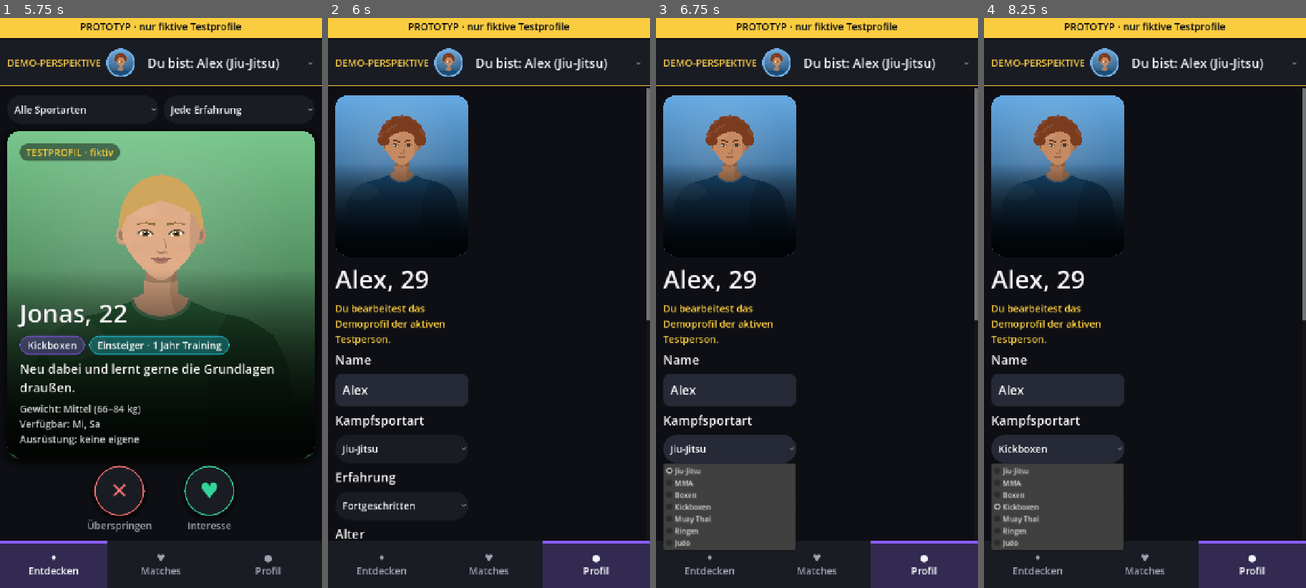
Above: before the commit, frames 1-4 (left to right).
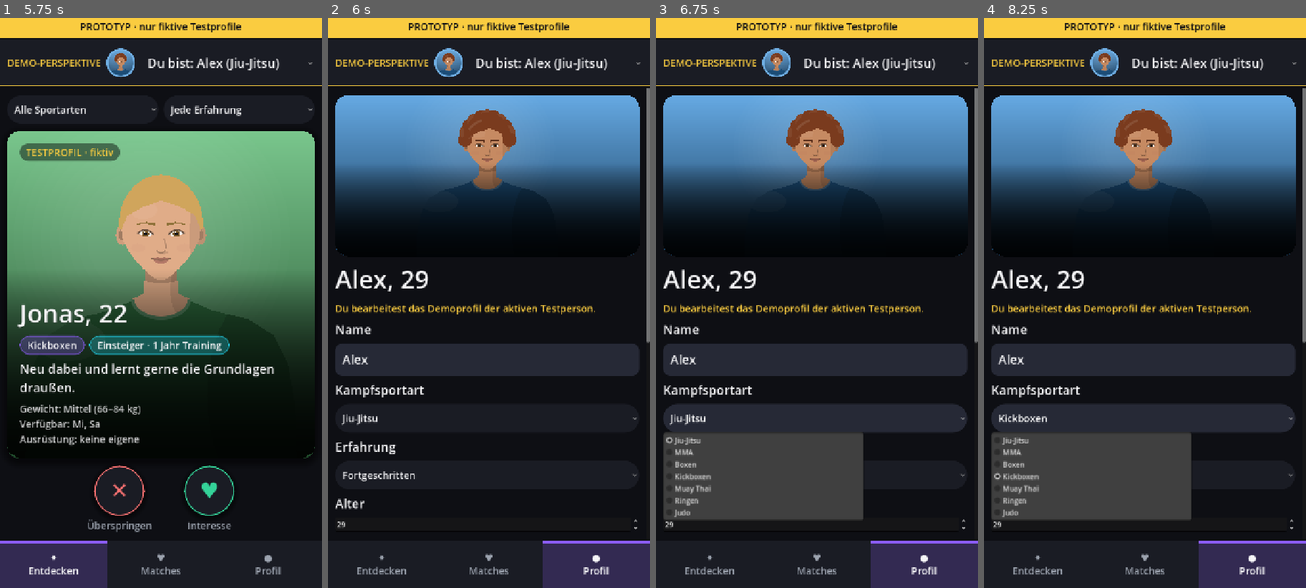
Above: after the commit, the same moments.

Repository: Mayo73/agenthub-backup
Game: Godot game, scene res://scenes/main.tscn
The game is run twice, just before and just after one commit, with the same random seed, the same clock (stepped at 60 frames per second) and the same inputs.
Inputs:
- Up to frame 1 (5.75 s): click "Du bist: Alex (Jiu-Jitsu)" at 0.5 s; click "Alle Sportarten" at 1.25 s; click "Jede Erfahrung" at 2 s; click "✕" at 2.75 s; click "♥" at 3.5 s; click "♥ Matches" at 4.25 s; click "✦ Entdecken" at 5 s
- Up to frame 2 (6 s): click "● Profil" at 5.75 s
- Up to frame 3 (6.75 s): click "Jiu-Jitsu" at 6.5 s
- Up to frame 4 (8.25 s): click "Fortgeschritten" at 7.25 s; click "Kickboxen" at 8 s

Frame 1 is identical in both runs. In frame 2, 21% of the frame differs, in the area x 2-100%, y 13-92%; in frame 3, 32%, in the area x 2-100%, y 13-94%; in frame 4, 32%.

Commit message:
Review: Feinschliff des neuen Designs nach Sichtung der Spieltestbilder
- Profil nutzt die ganze Breite (MarginContainer füllt die ScrollContainer)
- Chat mit Rand, runder Zurück-Knopf und Avatar senkrecht zentriert
- Treffen: Zurück-Knopf links statt mittig
- Rückfrage-Dialog bleibt auf schmalen Bildschirmen mittig (CenterContainer)
- Leerzustand der Matches wieder mit deutschen Anführungszeichen
- Spieltests design, design_leer, neue_matches warten nach jedem Bild einen Frame,
  sonst zeigte das Bild schon den nächsten Bildschirm

Co-Authored-By: Claude Opus 5.5 <noreply@anthropic.com>

Diff:
--- a/playtests/design.gd
+++ b/playtests/design.gd
@@ -50,6 +50,7 @@
 	await wait(0.3)
 	check(scene.screen is MatchesScreen, "Matches offen")
 	shot("matches")
+	await wait(0.3)  # das Bild entsteht erst im nächsten Frame
 
 	# Zeile des Matches drücken
 	var matches_screen := scene.screen as MatchesScreen
@@ -57,6 +58,7 @@
 	await wait(0.3)
 	check(scene.screen is ChatScreen, "Chat offen")
 	shot("chat")
+	await wait(0.3)  # das Bild entsteht erst im nächsten Frame
 
 	# Nachricht senden
 	var chat_screen := scene.screen as ChatScreen
@@ -69,12 +71,14 @@
 	await wait(0.3)
 	check(scene.screen is MeetingScreen, "Treffen offen")
 	shot("treffen")
+	await wait(0.3)  # das Bild entsteht erst im nächsten Frame
 
 	# ===== 3. Profil öffnen =====
 	scene.tab_buttons["profil"].pressed.emit()
 	await wait(0.3)
 	check(scene.screen is ProfileScreen, "Profil offen")
 	shot("profil")
+	await wait(0.3)  # das Bild entsteht erst im nächsten Frame
 
 	# Speicherdatei am Ende löschen
 	if FileAccess.file_exists(STORE):
--- a/playtests/design_leer.gd
+++ b/playtests/design_leer.gd
@@ -24,6 +24,7 @@
 	if (scene.screen as MatchesScreen).empty_label.visible:
 		check((scene.screen as MatchesScreen).empty_icon.visible, "Symbol bei leerer Matchliste")
 		shot("matches_leer")
+		await wait(0.3)  # das Bild entsteht erst im nächsten Frame
 
 	# 2. Reiter Entdecken öffnen, alle Kandidaten überspringen bis Leerzustand
 	scene.tab_buttons["entdecken"].pressed.emit()
@@ -36,6 +37,7 @@
 		await wait(0.3)
 	check((scene.screen as DiscoverScreen).empty_icon.visible, "Symbol bei leerem Entdecken")
 	shot("entdecken_leer")
+	await wait(0.3)  # das Bild entsteht erst im nächsten Frame
 
 	# 3. Reiter Profil öffnen, Reset-Dialog öffnen und wieder schließen
 	scene.tab_buttons["profil"].pressed.emit()
@@ -45,6 +47,7 @@
 	var dialog: ConfirmDialog = (scene.screen as ProfileScreen).dialog
 	check(dialog.visible, "Dialog offen")
 	shot("dialog")
+	await wait(0.3)  # das Bild entsteht erst im nächsten Frame
 	dialog.cancel_button.pressed.emit()
 
 	# Eigene Speicherdatei am Ende löschen
--- a/playtests/neue_matches.gd
+++ b/playtests/neue_matches.gd
@@ -52,6 +52,7 @@
 	# Prüfen, dass Zahl im Reiter angezeigt wird
 	check(" · " in scene.tab_buttons["matches"].text, "Zahl im Reiter")
 	shot("neue_matches")
+	await wait(0.3)  # das Bild entsteht erst im nächsten Frame
 
 	# Ersten Knopf aus „new_buttons" drücken
 	(matches_screen.new_buttons.values()[0] as Button).pressed.emit()
--- a/scripts/chat_screen.gd
+++ b/scripts/chat_screen.gd
@@ -33,9 +33,13 @@
 	match_id = id
 
 	set_anchors_preset(Control.PRESET_FULL_RECT)
+	var frame := MarginContainer.new()
+	frame.set_anchors_preset(Control.PRESET_FULL_RECT)
+	for side in ["margin_left", "margin_right", "margin_top", "margin_bottom"]:
+		frame.add_theme_constant_override(side, UiStyle.GAP)
+	add_child(frame)
 	var layout := VBoxContainer.new()
-	layout.set_anchors_preset(Control.PRESET_FULL_RECT)
-	add_child(layout)
+	frame.add_child(layout)
 
 	# Kopf: HBoxContainer mit Zurück-Button, Avatar und Titel
 	var header := HBoxContainer.new()
@@ -44,10 +48,12 @@
 	layout.add_child(header)
 
 	back_button = UiStyle.round_button("‹", UiStyle.TEXT, 64)
+	back_button.size_flags_vertical = Control.SIZE_SHRINK_CENTER
 	header.add_child(back_button)
 
 	avatar = AvatarView.new()
 	avatar.set_diameter(64.0)
+	avatar.size_flags_vertical = Control.SIZE_SHRINK_CENTER
 	header.add_child(avatar)
 
 	title_label = UiStyle.label("", UiStyle.SIZE_TITLE)
--- a/scripts/confirm_dialog.gd
+++ b/scripts/confirm_dialog.gd
@@ -21,8 +21,12 @@
 	shade.color = Color(0, 0, 0, 0.7)
 	add_child(shade)
 
+	# Die CenterContainer hält den Kasten auch auf schmalen Bildschirmen mittig.
+	var center := CenterContainer.new()
+	center.set_anchors_preset(Control.PRESET_FULL_RECT)
+	add_child(center)
+
 	box = PanelContainer.new()
-	box.set_anchors_preset(Control.PRESET_CENTER)
 	var panel := UiStyle.card_panel(UiStyle.CARD, UiStyle.RADIUS_CARD)
 	panel.content_margin_left = 32
 	panel.content_margin_right = 32
@@ -30,7 +34,7 @@
 	panel.content_margin_bottom = 32
 	box.add_theme_stylebox_override("panel", panel)
 	box.custom_minimum_size = Vector2(600, 0)
-	add_child(box)
+	center.add_child(box)
 
 	var vbox := VBoxContainer.new()
 	vbox.add_theme_constant_override("separation", 24)
--- a/scripts/meeting_screen.gd
+++ b/scripts/meeting_screen.gd
@@ -54,6 +54,7 @@
 
 	back_button = UiStyle.round_button("‹", UiStyle.TEXT, 64)
 	back_button.pressed.connect(func() -> void: back.emit())
+	back_button.size_flags_horizontal = Control.SIZE_SHRINK_BEGIN
 	vbox.add_child(back_button)
 
 	title_label = UiStyle.label("Treffen mit %s" % _other_name(), UiStyle.SIZE_TITLE)
--- a/scripts/profile_screen.gd
+++ b/scripts/profile_screen.gd
@@ -30,6 +30,7 @@
 	# ScrollContainer mit PRESET_FULL_RECT
 	var scroll := ScrollContainer.new()
 	scroll.set_anchors_preset(Control.PRESET_FULL_RECT)
+	scroll.horizontal_scroll_mode = ScrollContainer.SCROLL_MODE_DISABLED
 	add_child(scroll)
 
 	# MarginContainer mit GAP-Rand auf allen Seiten, vbox als Kind
@@ -38,6 +39,7 @@
 	margin.add_theme_constant_override("margin_top", UiStyle.GAP)
 	margin.add_theme_constant_override("margin_right", UiStyle.GAP)
 	margin.add_theme_constant_override("margin_bottom", UiStyle.GAP)
+	margin.size_flags_horizontal = Control.SIZE_EXPAND_FILL
 	scroll.add_child(margin)
 
 	# VBoxContainer mit SIZE_EXPAND_FILL in der Breite und separation 12
